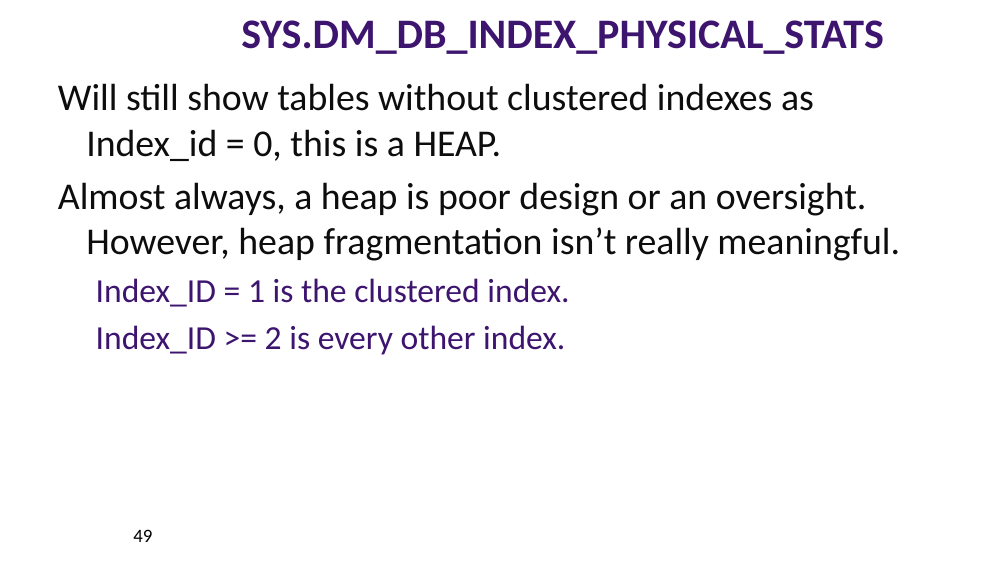
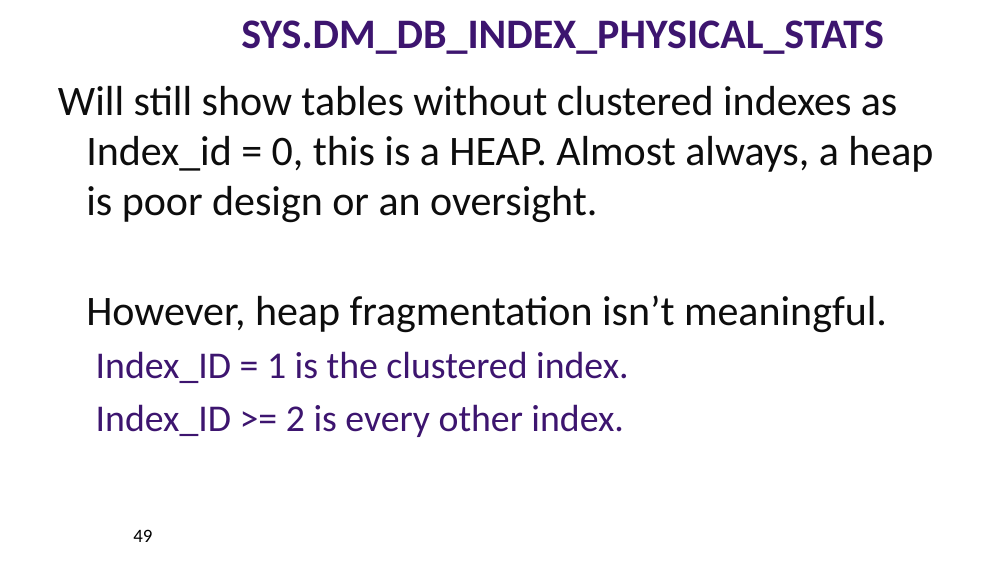
Before and after one commit to williamadba/Public-Presentations, a slide deck: slide 49 of SQLSat Pensacola 2019/DBA Best Practices with DMVs.pptx. Drawn at 1008x567 pixels with LibreOffice and Linux fonts; fonts in the diff are those of the drawing. Boxes give left, top, right and bottom in pixels: in the first picture for what was removed or moved away, otherwise in the second. Text is boxed around its words. In the diff, an @@ line names an element or a change of style, - is before the commit and + after.

```diff
--- a/SQLSat Pensacola 2019/DBA Best Practices with DMVs.pptx
+++ b/SQLSat Pensacola 2019/DBA Best Practices with DMVs.pptx
@@ text at (x1=58, y1=86, x2=933, y2=333): text changed; size 36 to 40 pt @@
-Will still show tables without clustered indexes as Index_id = 0, this is a HEAP.
-Almost always, a heap is poor design or an oversight.
-However, heap fragmentation isn’t really meaningful.
+Will still show tables without clustered indexes as Index_id = 0, this is a HEAP. Almost always, a heap is poor design or an oversight.
+However, heap fragmentation isn’t meaningful.
@@ text at (x1=96, y1=351, x2=628, y2=437): size 32 to 36 pt in "Index_ID = 1 is the clustered index.", "Index_ID >= 2 is every other index." @@
```
Also in this commit, not shown: 24 other slides changed, 2 slides added, 2 slides removed.
